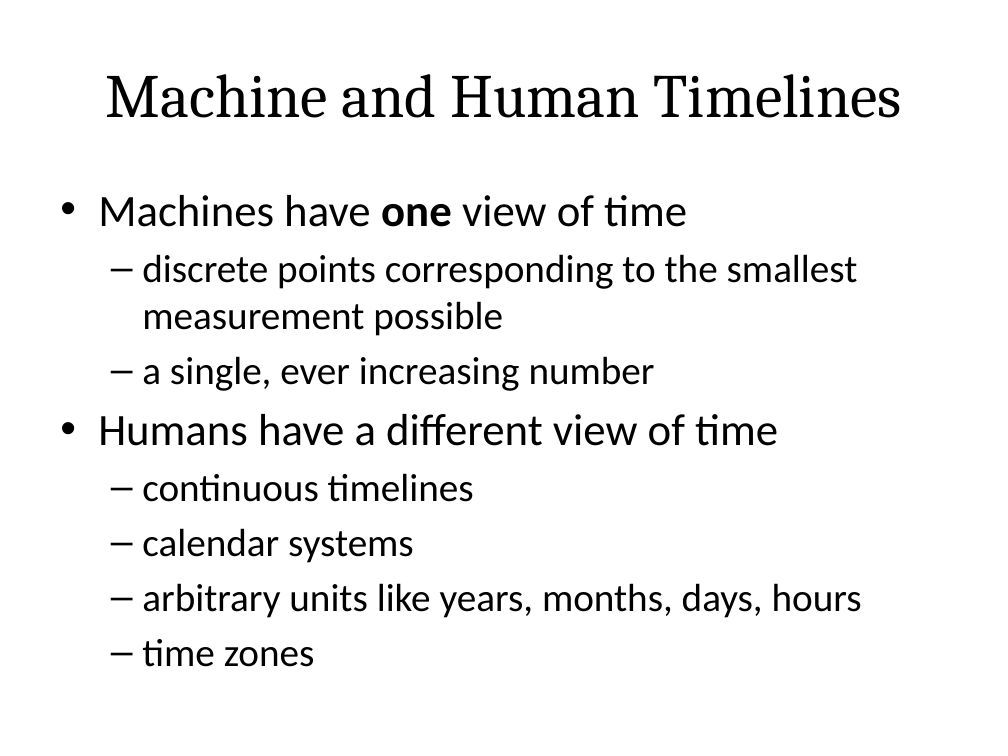
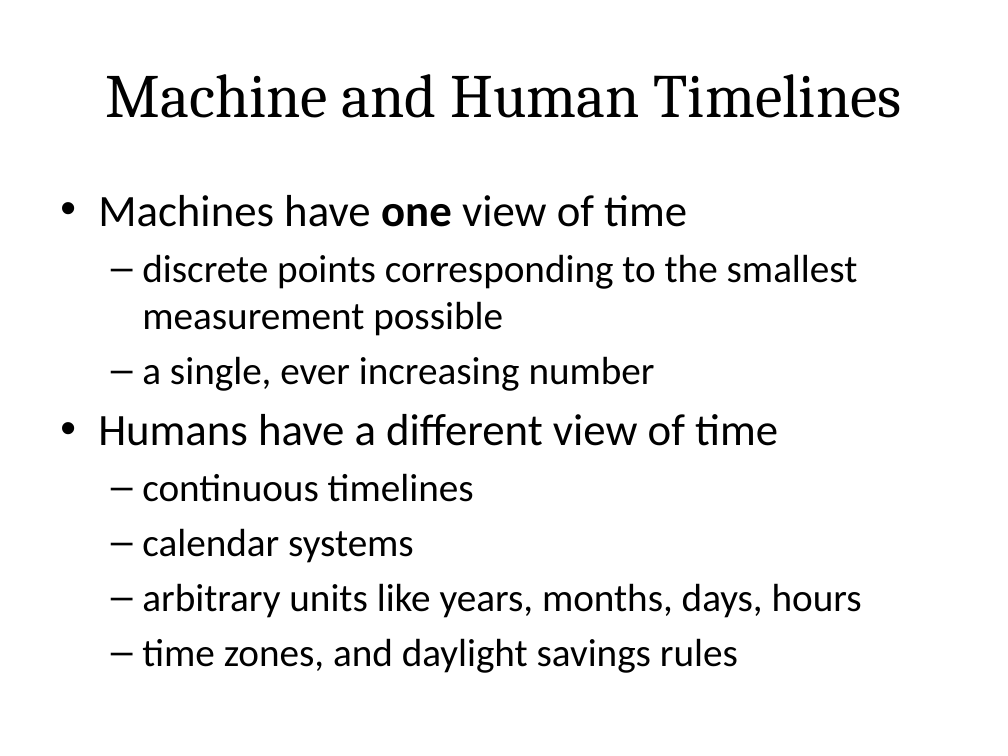
Before and after one commit to sualeh/make-a-date, a slide deck: slide 20 of Java 8 Date and Time API.pptx (slide 22 before the commit). Drawn at 1008x756 pixels with LibreOffice and Linux fonts; fonts in the diff are those of the drawing. Boxes give left, top, right and bottom in pixels: in the first picture for what was removed or moved away, otherwise in the second. Text is boxed around its words. In the diff, an @@ line names an element or a change of style, - is before the commit and + after.

```diff
--- a/Java 8 Date and Time API.pptx
+++ b/Java 8 Date and Time API.pptx
@@ text at box(142, 638, 738, 673): text changed @@
-  – time zones
+  – time zones, and daylight savings rules
```
Also in this commit, not shown: 3 other slides changed, 2 slides removed.
